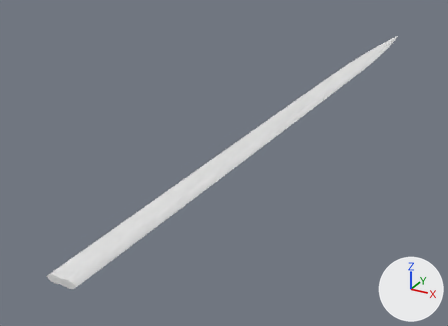
A saved change to the glTF model godot/assets/waffen/modelle/degenklinge/t5_1.glb.
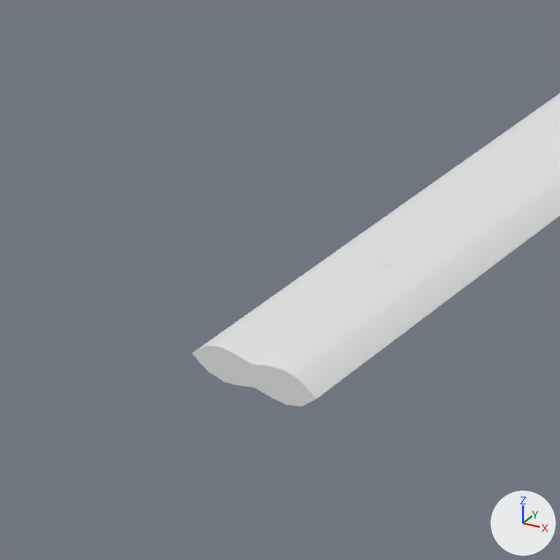
Each version is shown whole from a camera (50 mm lens) standing at (0.272, -0.15, 0.248) and looking at (-0.071, 0.474, -0.064), then close up on the part from 0% to 30% of the width and 59% to 100% of the height. The axes (+X, +Y, +Z) are drawn at lower right. The lights are the same throughout. The first two pictures are the older version. Vertices at exactly the same position are counted once.

The first close-up shows 'degenklinge_t5_1'.
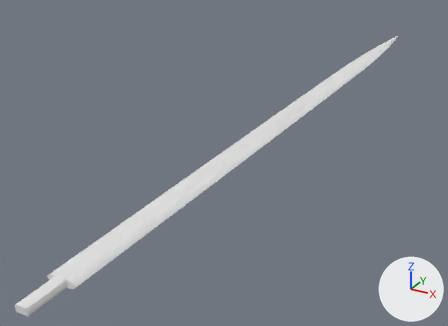
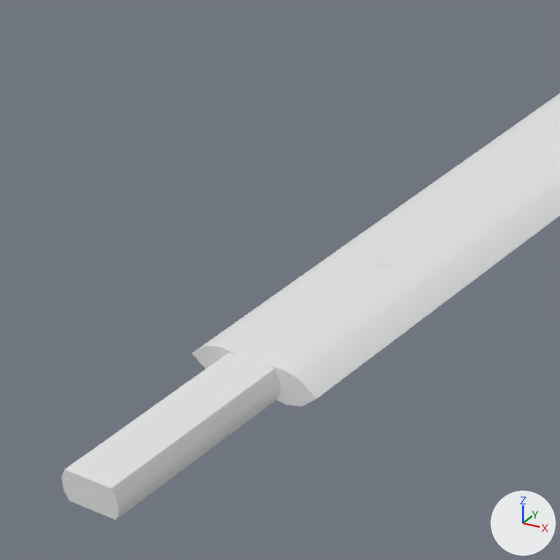
What differs and where, as boxes [x1, y1, x2, y2] in the close-ups (560 x 560 px):
'degenklinge_t5_1', reshaped
    before: [192, 93, 560, 406]
    after: [62, 93, 560, 520]
part 1 of me_degenklinge_t5_1, added
    after: [62, 335, 294, 520]

Patch to the scene script:
```diff
--- a/godot/assets/waffen/modelle/degenklinge/t5_1.glb.py
+++ b/godot/assets/waffen/modelle/degenklinge/t5_1.glb.py
@@ me_degenklinge_t5_1 @@
 # used by ob_degenklinge_t5_1; location = (0.0, 0.0, 0.0)
-me_degenklinge_t5_1.from_pydata(...)  # 421 vertices, 798 faces; spans x -0.016..0.016, y 0.112..1.015, z -0.004..0.004
+me_degenklinge_t5_1.from_pydata(...)  # 437 vertices, 826 faces; spans x -0.016..0.016, y 0.075..1.015, z -0.004..0.004
+# me_degenklinge_t5_1 part 1: a new loose piece of 16 vertices spanning x -0.006..0.006, y 0.075..0.119, z -0.003..0.003, in mat_klinge (white #e7e7e7)
 me_degenklinge_t5_1.materials.append(mat_klinge)
```
